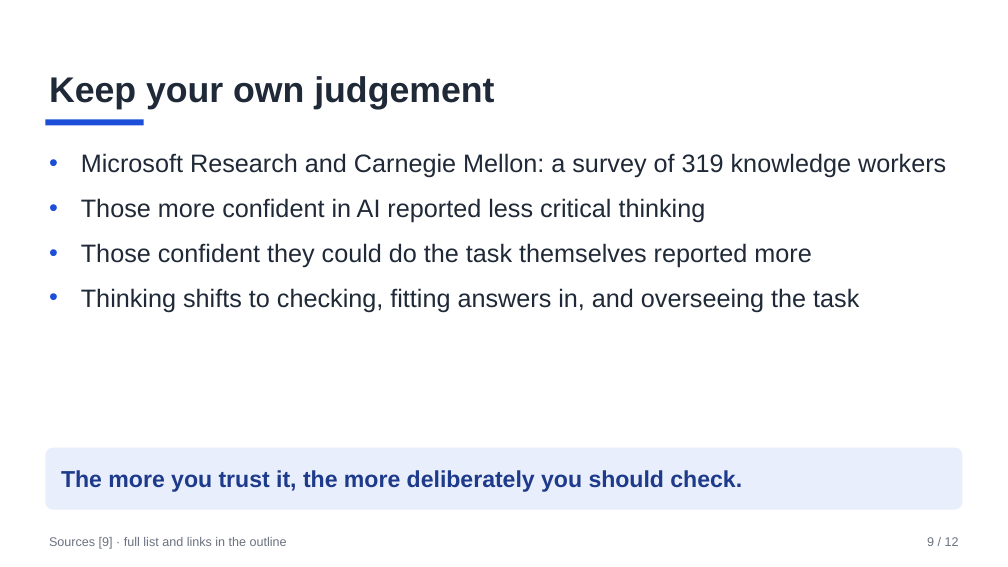
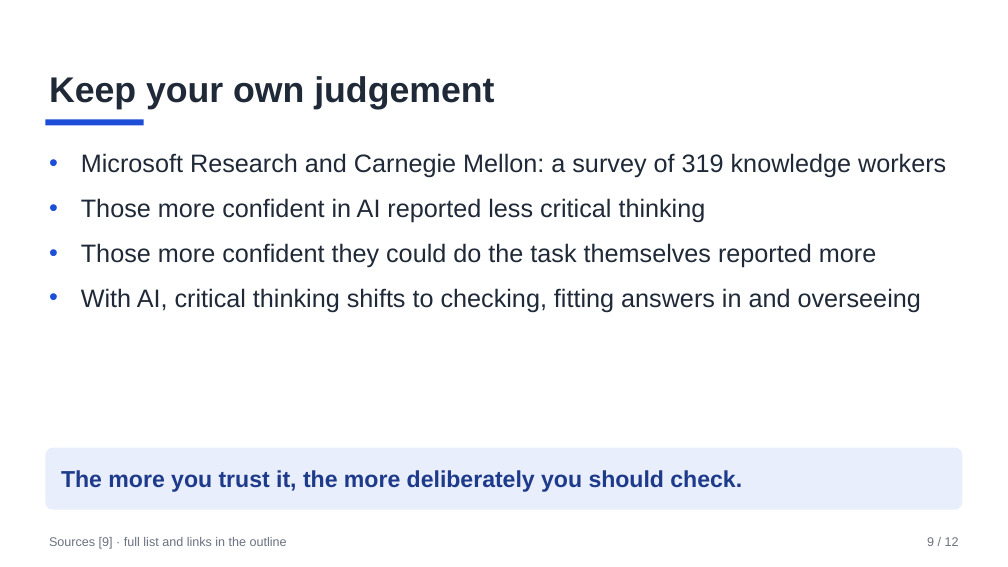
Before and after one commit to AnilKerai/applied-ai-handbook, a slide deck: slide 9 of 1-understand/talk-using-ai-at-work.pptx. Drawn at 1008x567 pixels with LibreOffice and Linux fonts; fonts in the diff are those of the drawing. Boxes give left, top, right and bottom in pixels: in the first picture for what was removed or moved away, otherwise in the second. Text is boxed around its words. In the diff, an @@ line names an element or a change of style, - is before the commit and + after.

```diff
--- a/1-understand/talk-using-ai-at-work.pptx
+++ b/1-understand/talk-using-ai-at-work.pptx
@@ text at (x1=81, y1=243, x2=921, y2=313): text changed @@
-• Those confident they could do the task themselves reported more
-• Thinking shifts to checking, fitting answers in, and overseeing the task
+• Those more confident they could do the task themselves reported more
+• With AI, critical thinking shifts to checking, fitting answers in and overseeing
```
Also in this commit, not shown: 8 other slides changed, 2 other files.
